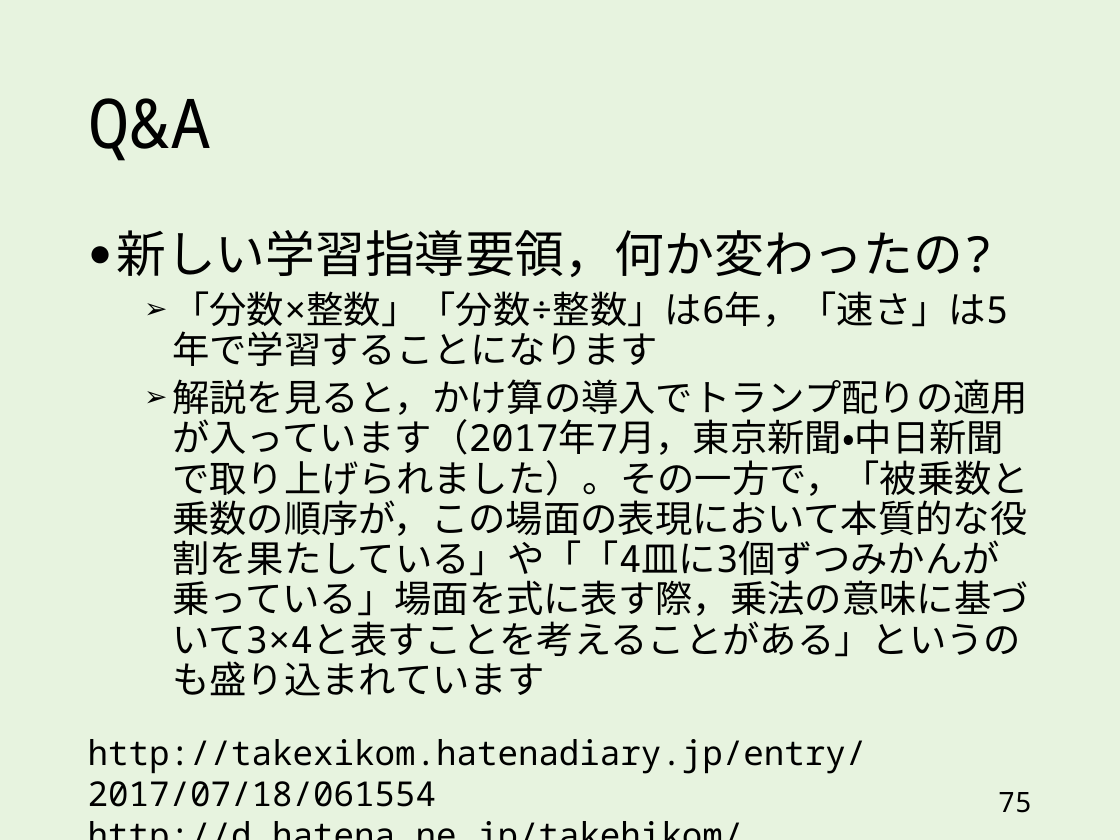
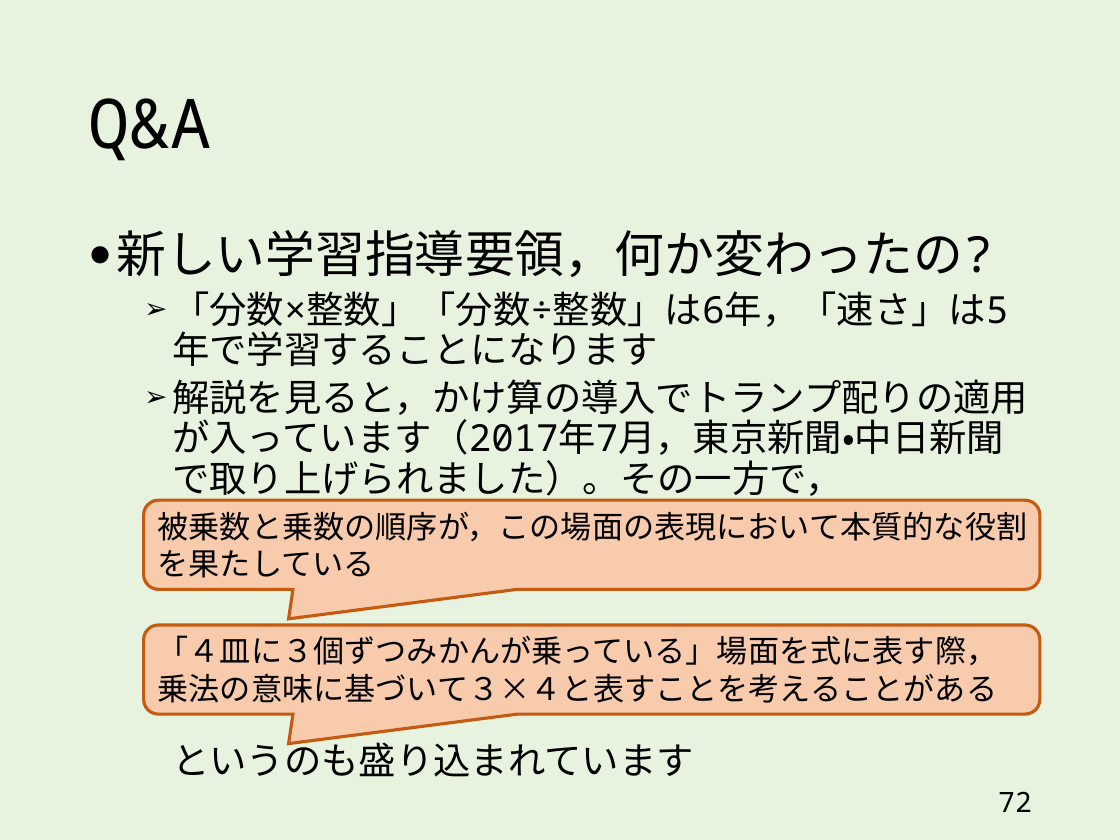
Before and after one commit to takehiko/dealout, a slide deck: slide 72 of slides/2x3_3x2_v4.pptx (slide 75 before the commit). Drawn at 1120x840 pixels with LibreOffice and Linux fonts; fonts in the diff are those of the drawing. Boxes give left, top, right and bottom in pixels: in the first picture for what was removed or moved away, otherwise in the second. Text is boxed around its words. In the diff, an @@ line names an element or a change of style, - is before the commit and + after.

```diff
--- a/slides/2x3_3x2_v4.pptx
+++ b/slides/2x3_3x2_v4.pptx
@@ text at bbox=[172, 379, 1028, 777]: text changed @@
-  ➢ 解説を見ると，かけ算の導入でトランプ配りの適用が入っています（2017年7月，東京新聞・中日新聞で取り上げられました）。その一方で，「被乗数と乗数の順序が，この場面の表現において本質的な役割を果たしている」や「「4皿に3個ずつみかんが乗っている」場面を式に表す際，乗法の意味に基づいて3×4と表すことを考えることがある」というのも盛り込まれています
+  ➢ 解説を見ると，かけ算の導入でトランプ配りの適用が入っています（2017年7月，東京新聞・中日新聞で取り上げられました）。その一方で，
+    というのも盛り込まれています
@@ rounded speech box added at bbox=[143, 501, 1039, 590], fill #F8CBAD, outline #C55A11 2 pt @@
@@ text added at bbox=[158, 511, 1028, 578], 20 pt, text #000000 @@
+被乗数と乗数の順序が，この場面の表現において本質的な役割を果たしている
@@ rounded speech box added at bbox=[143, 625, 1039, 715], fill #F8CBAD, outline #C55A11 2 pt @@
@@ text added at bbox=[158, 635, 998, 703], 20 pt, text #000000 @@
+「４皿に３個ずつみかんが乗っている」場面を式に表す際，
+乗法の意味に基づいて３×４と表すことを考えることがある
@@ text removed at bbox=[88, 739, 867, 807] @@
-http://takexikom.hatenadiary.jp/entry/2017/07/18/061554
-http://d.hatena.ne.jp/takehikom/20131229/1388265996
@@ page number at bbox=[998, 791, 1032, 812]: text changed @@
-75
+72
```
Also in this commit, not shown: 17 other slides changed, 1 slide added, 3 slides removed, 1 other file.
